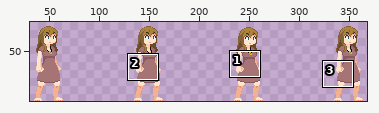
Edited in one commit: sprite sheet (Code/SmolGameProject/Assets/Sprites/Player_Sprites/player_idle.png). Above, an overview of the earlier version with the close-up marked.
Close-up. First the earlier version:
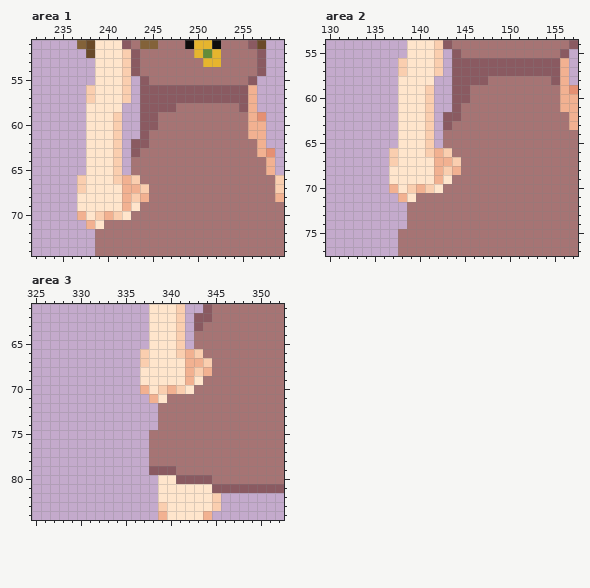
The file is 400x100 pixels. Shown: area 1: x 232..259, y 51..74; area 2: x 130..157, y 54..77; area 3: x 325..352, y 61..84. The wide view leaves out empty margins.
Once edited:
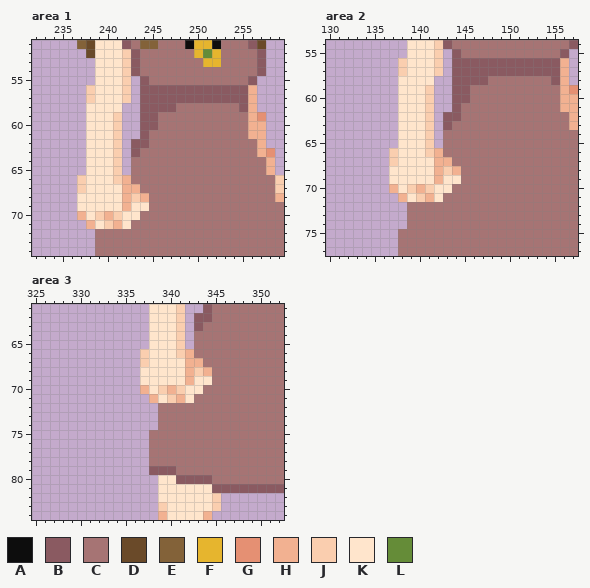
Palette (. is transparent): A #0d0d0d  B #8a5a61  C #a67474  D #6a4a29  E #836239  F #e6b52e  G #e59073  H #f2b191  J #faceaf  K #ffe5cc  L #658c38
Difference:
Area 1:
y 66: x 243 J -> C
y 67: x 244 J -> C
y 69: x 244 C -> K
y 70: x 243 C -> K
y 71: x 240..242 CCC -> JHK
Area 2:
y 66: x 143 J -> C
y 67: x 144 J -> C
y 69: x 144 C -> K
y 70: x 143 C -> K
y 71: x 140..142 CCC -> JHK
Area 3:
y 66: x 343 J -> C
y 67: x 344 J -> C
y 69: x 344 C -> K
y 70: x 343 C -> K
y 71: x 340..342 CCC -> JHK
